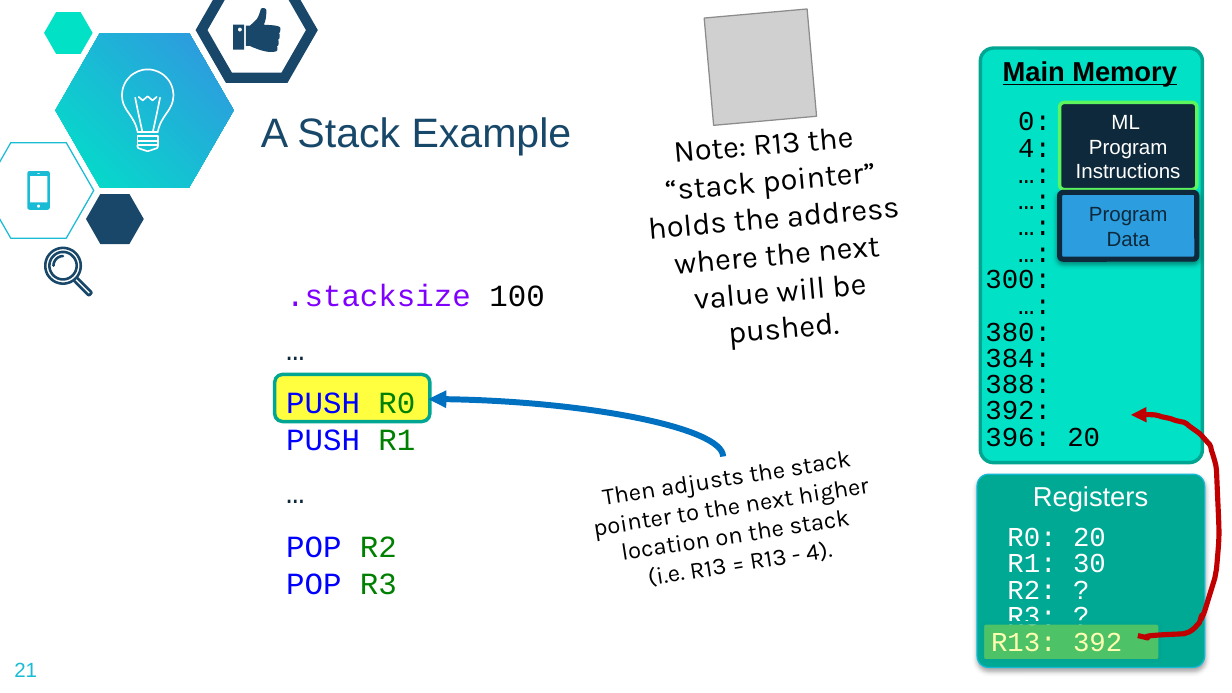
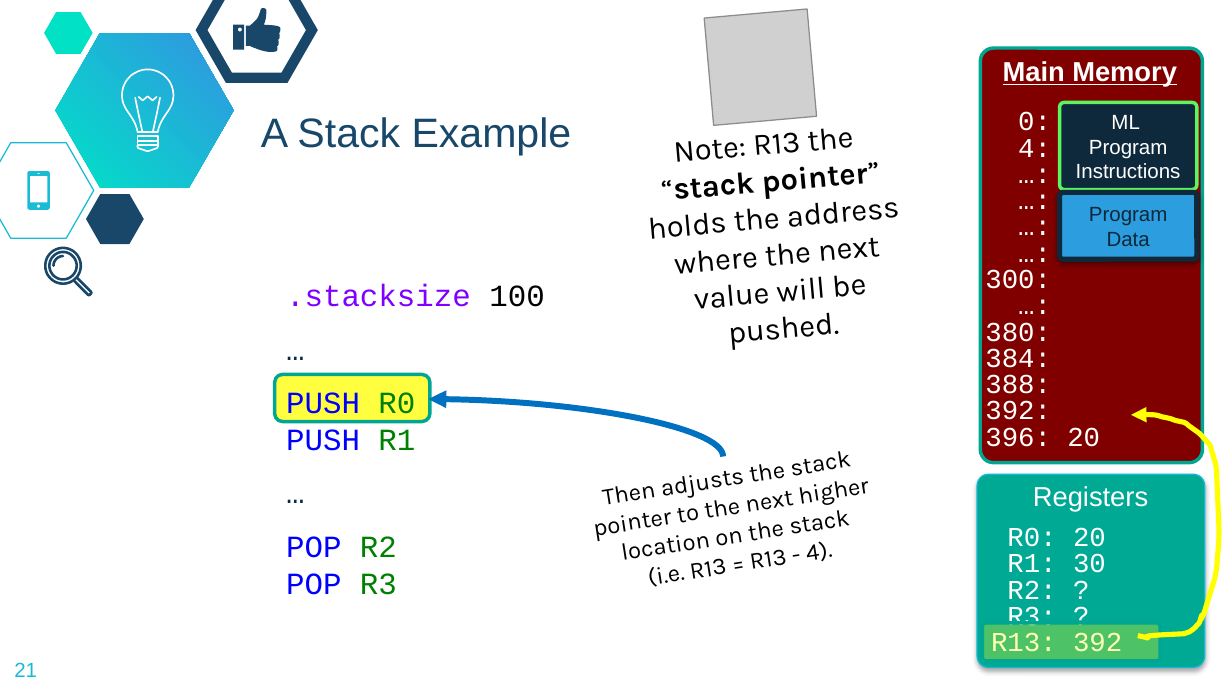
Before and after one commit to dickinson-comp256/COMP256, a slide deck: slide 21 of docs/materials/04-LanguageAbstractions/LA5-S-CallingFunctions.pptx. Drawn at 1232x693 pixels with LibreOffice and Linux fonts; fonts in the diff are those of the drawing; grey boxes stand for pictures; background and template pictures are left out. Boxes give left, top, right and bottom in pixels: in the first picture for what was removed or moved away, otherwise in the second. Text is boxed around its words. In the diff, an @@ line names an element or a change of style, - is before the commit and + after.

```diff
--- a/docs/materials/04-LanguageAbstractions/LA5-S-CallingFunctions.pptx
+++ b/docs/materials/04-LanguageAbstractions/LA5-S-CallingFunctions.pptx
@@ rounded rectangle at [981,48,1202,463]: fill #00E1C6 to #800000 @@
@@ text "Main Memory" at [1003,61,1177,87]: text colour #000000 to #FFFFFF @@
@@ text "Note: R13 the “stack pointer” ..." at [649,128,867,350]: bold on in "“stack pointer”" @@
@@ text "0:" at [985,111,1100,447]: text colour #000000 to #FFFFFF @@
@@ freeform shape at [1131,415,1218,638]: outline #C00000 3 pt to #FFFF00 3 pt @@
```
Also in this commit, not shown: 32 other slides changed, 1 slide added.
